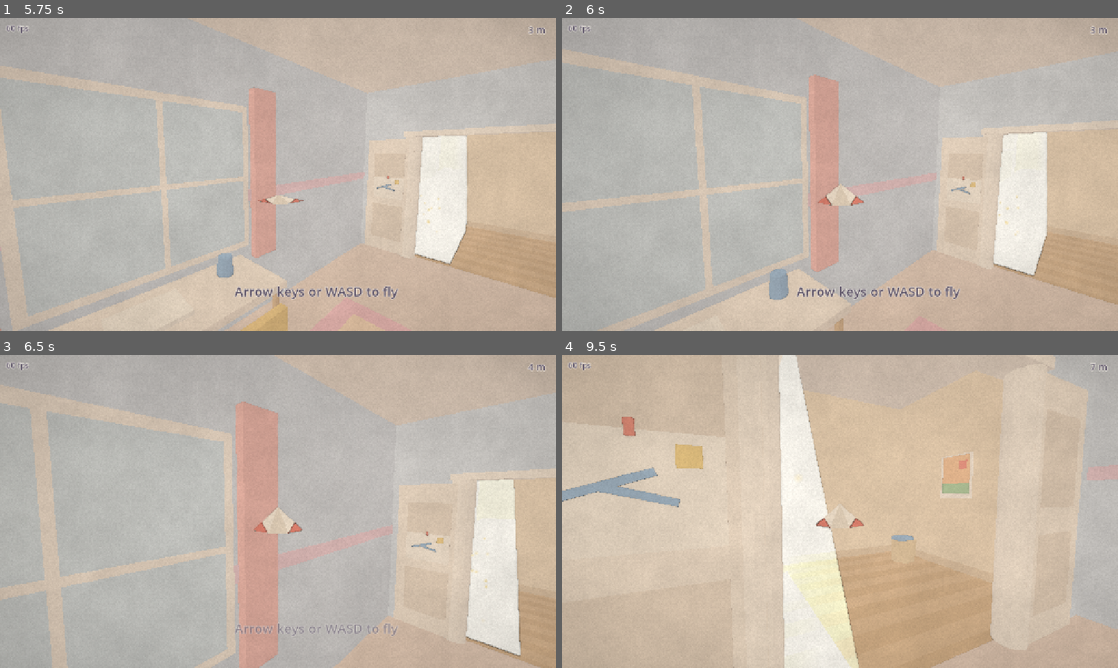
Above: before the commit, frames 1-4 (two rows, left to right).
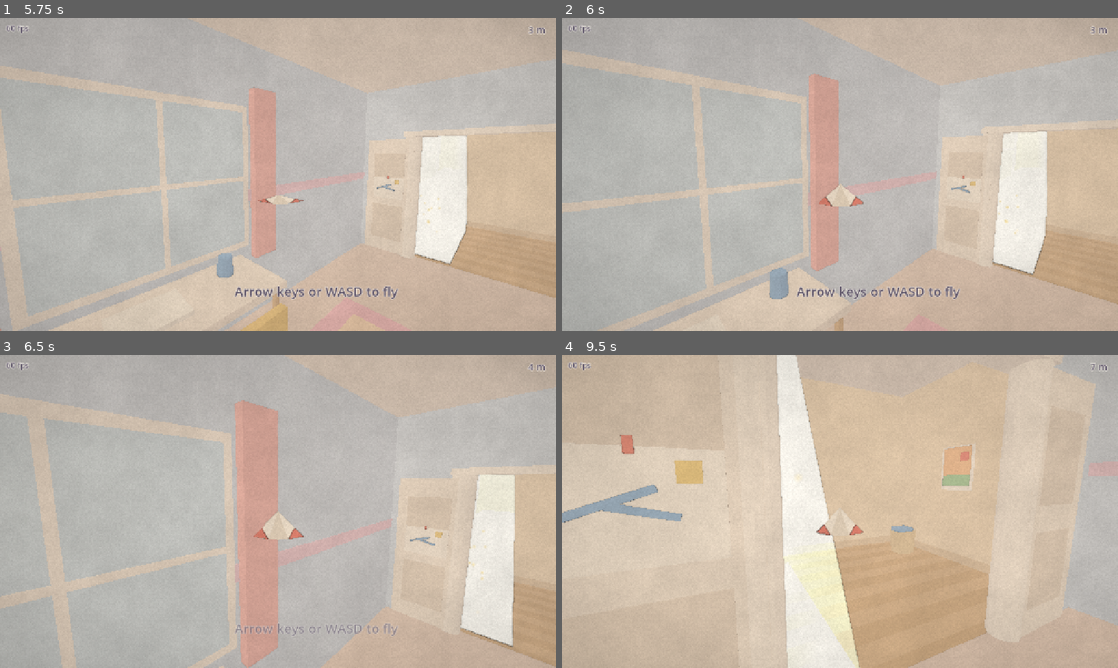
Above: after the commit, the same moments.

Repository: bartbasi/Updraft
Game: Godot game, scene res://scenes/main.tscn
Two runs of this game, one before a commit and one after it. Both use one fixed random seed, a clock stepped at 60 frames per second and the inputs below. Sound files missing from this copy of the repository are replaced by a short silence.
Inputs (mouse positions are in pixels of both pictures, inside the frame that each line leads up to):
- Up to frame 1 (5.75 s): move the mouse to (400, 158) at 0.52 s; hold D 0.53-1.25 s; click (400, 158) at 0.67 s; drag from (166, 190) to (250, 237) at 1.27 s; move the mouse to (333, 105) at 2.02 s; hold D 2.03-2.75 s; drag from (250, 237) to (111, 127) at 2.77 s; click "Fly again" at 3.5 s; move the mouse to (444, 221) at 4.27 s; hold A 4.28-5 s; drag from (111, 127) to (194, 96) at 5.02 s
- Up to frame 2 (6 s): move the mouse to (867, 174) at 5.77 s; hold S from 5.78 s (still down); click (867, 174) at 5.92 s
- Up to frame 3 (6.5 s): keep holding S
- Up to frame 4 (9.5 s): release S at 6.5 s; drag from (756, 433) to (728, 527) at 6.52 s; move the mouse to (962, 495) at 7.27 s; hold W 7.28-8 s; drag from (728, 527) to (812, 574) at 8.02 s; move the mouse to (895, 442) at 8.77 s; hold S from 8.78 s (still down)

Frame 1 is identical in both runs. In frame 2, 0.6% of the frame differs, in the area x 1-100%, y 17-100%; in frame 3, 3.0%; in frame 4, 4.6%, in the area x 0-98%, y 0-100%.

Commit message:
Phase B round 2, fix 2: you can see your plane in warm air
Designer's fun review 2, item 2 (readable): inside the radiator's and
the meadow's warm air the plane got lost. Motes near the camera filled
the screen, the column's inside washed the view, and the camera lagged
the climb so the plane was seen edge-on.

- Motes and puffs of every air zone fade out close to the camera.
- The see-through columns thin out when seen from close by or inside.
- Whenever the plane climbs, the camera rises with a share of the climb
  (camera_lift_lead in Tuning), so it looks down on the plane: about
  9 degrees through the radiator climb instead of 1-3.

Flights are unchanged (the camera has no effect on physics).

Test: climbing in the radiator's warm air, the camera keeps looking
down on the plane (it looked up at it without the change); every air
zone's motes fade out near the camera.

Reviewed by code-reviewer (approved; nits applied).

Co-Authored-By: Claude Opus 5.5 <noreply@anthropic.com>

Diff:
--- a/scripts/follow_camera.gd
+++ b/scripts/follow_camera.gd
@@ -95,7 +95,8 @@
 
 
 func _resting_spot(p: Vector3) -> Vector3:
-	return p - target.model.forward_flat() * _t().camera_distance + Vector3.UP * _t().camera_height
+	var lift := maxf(target.model.velocity.y, 0.0) * _t().camera_lift_lead
+	return p - target.model.forward_flat() * _t().camera_distance + Vector3.UP * (_t().camera_height + lift)
 
 
 func _look_point(p: Vector3) -> Vector3:
--- a/scripts/thermal.gd
+++ b/scripts/thermal.gd
@@ -9,6 +9,10 @@
 
 enum Look { WARM_AIR, STEAM, SUNBEAM, DOWNDRAFT }
 enum Shape { CYLINDER, BOX }
+## Motes and puffs fade out when closer to the camera than WISP_FADE_FAR, and are gone by
+## WISP_FADE_NEAR, so flying through warm air never hides the plane.
+const WISP_FADE_NEAR := 1.2
+const WISP_FADE_FAR := 3.5
 
 const COLUMN_SHADER := preload("res://shaders/thermal_column.gdshader")
 const SHAFT_SHADER := preload("res://shaders/light_shaft.gdshader")
@@ -199,6 +203,10 @@
 	mat.billboard_mode = BaseMaterial3D.BILLBOARD_PARTICLES
 	mat.vertex_color_use_as_albedo = true
 	mat.albedo_texture = Art.soft_dot()
+	# Motes and puffs right in front of the camera fade away instead of filling the screen.
+	mat.distance_fade_mode = BaseMaterial3D.DISTANCE_FADE_PIXEL_ALPHA
+	mat.distance_fade_min_distance = WISP_FADE_NEAR
+	mat.distance_fade_max_distance = WISP_FADE_FAR
 	quad.material = mat
 	p.mesh = quad
 	p.direction = Vector3.UP
--- a/scripts/tuning.gd
+++ b/scripts/tuning.gd
@@ -107,6 +107,10 @@
 ## How far behind and above the plane the chase camera sits (units).
 @export var camera_distance := 3.4
 @export var camera_height := 1.0
+## Whenever the plane climbs (mostly in rising air, but also pulling up from a dive or after a
+## bounce), the camera also rises this many seconds' worth of the climb, so it looks down on the
+## plane rather than seeing it edge-on.
+@export var camera_lift_lead := 0.25
 ## How far ahead of the plane the camera looks (units).
 @export var camera_look_ahead := 3.0
 ## How quickly the camera catches up with the plane and its heading (per second).
--- a/shaders/thermal_column.gdshader
+++ b/shaders/thermal_column.gdshader
@@ -25,5 +25,7 @@
 	float bands = 0.5 + 0.5 * sin(y * 1.6 - t * rise_speed * 3.0);
 	float shimmer = mix(0.45, 1.0, streaks * bands);
 	ALBEDO = tint.rgb;
-	ALPHA = tint.a * body * ends * shimmer;
+	// Seen from inside or close by, the column thins out, so it never washes over the plane.
+	float near_fade = mix(0.35, 1.0, smoothstep(2.0, 8.0, length(VERTEX)));
+	ALPHA = tint.a * body * ends * shimmer * near_fade;
 }
--- a/tests/test_opening.gd
+++ b/tests/test_opening.gd
@@ -638,3 +638,45 @@
 	print("        bottom of flight 1: y %.1f at %.1f u/s with the downdraft, y %.1f at %.1f u/s without" % [heights[0], speeds[0], heights[1], speeds[1]])
 	check(heights[0] < heights[1] - 1.5, "the downdraft pulls the plane down the stairs (y %.1f vs %.1f without)" % [heights[0], heights[1]])
 	check(speeds[0] > speeds[1] + 0.2, "and adds speed to the dive (%.1f vs %.1f u/s without)" % [speeds[0], speeds[1]])
+
+
+## Climbing in warm air, the camera rises with the plane and looks down on it (not edge-on), and
+## motes near the camera fade away (fun review 2, item 2).
+func test_camera_looks_down_on_the_plane_in_rising_air() -> void:
+	var game := _game(func(p: PaperPlane) -> Vector2:
+		var to := Vector3(Course.RADIATOR_THERMAL.x, 0.0, Course.RADIATOR_THERMAL.z - 6.0) - p.global_position
+		return Vector2(0.2, clampf(-wrapf(atan2(-to.x, -to.z) - p.model.heading, -PI, PI) * 2.0, -1.0, 1.0)))
+	var plane := game.get_node("Plane") as PaperPlane
+	var camera := game.get_node("Camera") as FollowCamera
+	plane.launch(Vector3(Course.RADIATOR_THERMAL.x, 6.5, Course.RADIATOR_THERMAL.z + 8.0), 0.0)
+	camera.snap()
+	await _until_released(plane)
+	var lowest := 90.0  # the shallowest the camera looks down on the plane while it climbs
+	var climbing := 0
+	var frames := 0
+	while frames < 60 * 4 and not plane.is_ended():
+		await tree.process_frame
+		frames += 1
+		if plane.model.velocity.y > 2.0:
+			climbing += 1
+			var to_plane := plane.global_position - camera.global_position
+			lowest = minf(lowest, rad_to_deg(asin(-to_plane.normalized().y)))
+	check(climbing > 20, "the plane climbs in the radiator's warm air (%d frames)" % climbing)
+	check(lowest >= 5.0, "and the camera keeps looking down on it, never edge-on (at least %.1f degrees)" % lowest)
+	var zones := _nodes_in_group_under(game, "thermals")
+	check(zones.size() >= 6, "every air zone is checked (%d)" % zones.size())
+	for zone in zones:
+		for child in zone.get_children():
+			if child is CPUParticles3D:
+				var mat := ((child as CPUParticles3D).mesh as QuadMesh).material as StandardMaterial3D
+				check(mat.distance_fade_mode == BaseMaterial3D.DISTANCE_FADE_PIXEL_ALPHA and mat.distance_fade_min_distance < mat.distance_fade_max_distance,
+					"%s: its motes fade out as they come close to the camera" % zone.name)
+	await cleanup()
+
+
+func _nodes_in_group_under(root_node: Node, group: String) -> Array[Node]:
+	var found: Array[Node] = []
+	for node in tree.get_nodes_in_group(group):
+		if root_node.is_ancestor_of(node):
+			found.append(node)
+	return found
